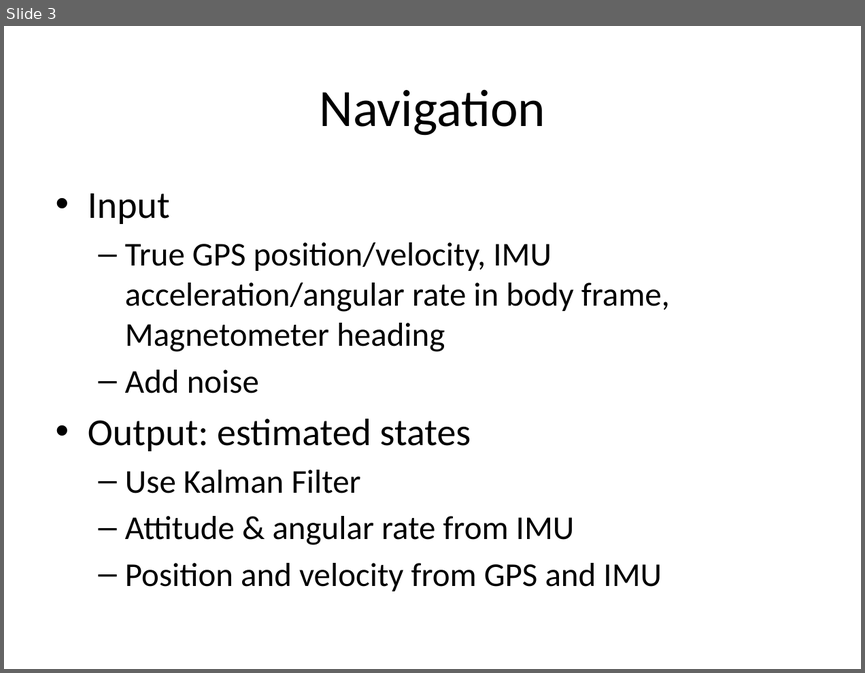
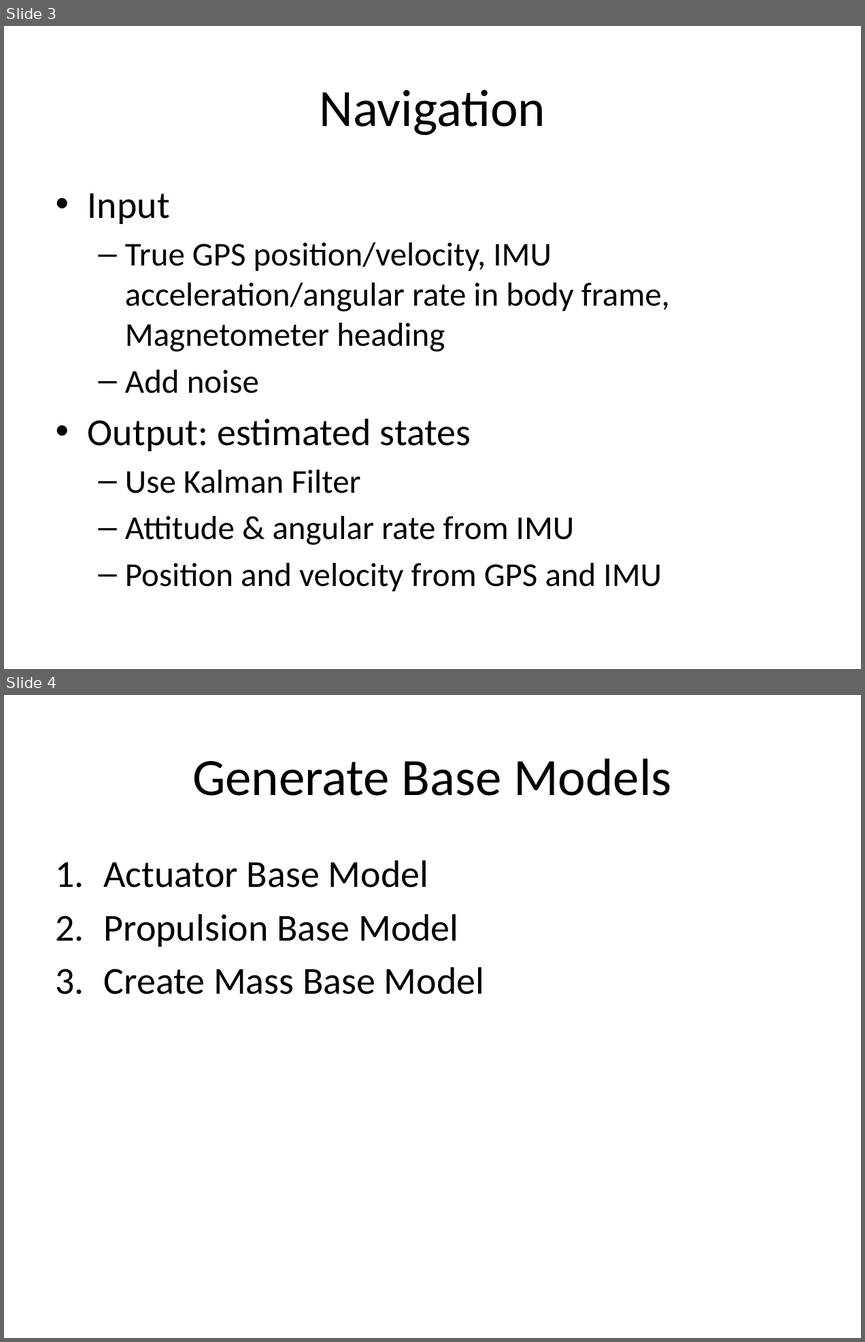
Before and after one commit to malex2/Cpp-Aircraft-Simulation, a slide deck: Simulation Outline.pptx. Shown one above the other, each under a label of ours: slide 3 before the commit, slides 3 and 4 after it. The pictures are 865x673 and 865x1342 pixels, drawn with LibreOffice and Linux fonts; fonts in the diff are those of the drawing. Boxes give left, top, right and bottom in pixels: in the first picture for what was removed or moved away, otherwise in the second. Text is boxed around its words. In the diff, an @@ line names an element or a change of style, - is before the commit and + after.

Commit message:
Add quadcopter models

```diff
--- a/Simulation Outline.pptx
+++ b/Simulation Outline.pptx
@@ slide 4 added at (x1=4, y1=695, x2=861, y2=1338), background #FFFFFF @@
@@ title added at (x1=192, y1=758, x2=672, y2=796), 44 pt, text #000000 @@
+Generate Base Models
@@ text added at (x1=103, y1=860, x2=484, y2=994), 32 pt, text #000000 @@
+1. Actuator Base Model
+2. Propulsion Base Model
+3. Create Mass Base Model
```
Also in this commit, not shown: 1 other slide added, 27 other files.
